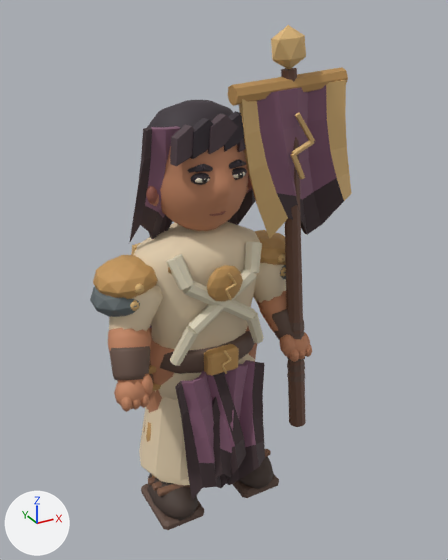
Renders of the glTF model public/assets/models/livia.glb from each side of a commit.
Rendered twice from a 50 mm lens placed at (-1.05, -2.11, 2.08), pointed at (0.16, 0.09, 0.98). Lighting does not change. The marker at lower left points along +X, +Y and +Z. The first picture is the older version. Vertices at exactly the same position are counted once.

Before the edit, the objects in view are built like this:
```python
mat_painted_metal_edges__textile_and_clay = bpy.data.materials.new('Painted metal edges, textile and clay')
mat_painted_metal_edges__textile_and_clay.use_nodes = True; mat_painted_metal_edges__textile_and_clay.node_tree.nodes.clear()
_N = mat_painted_metal_edges__textile_and_clay.node_tree.nodes; _L = mat_painted_metal_edges__textile_and_clay.node_tree.links
n0 = _N.new('ShaderNodeBsdfPrincipled'); n0.name = 'Principled BSDF'
n0.inputs[1].default_value = 0.035  # 'Metallic'
n0.inputs[2].default_value = 0.68  # 'Roughness'
n1 = _N.new('ShaderNodeOutputMaterial'); n1.name = 'Material Output'
n2 = _N.new('ShaderNodeVertexColor'); n2.name = 'Color Attribute'
_L.new(n0.outputs[0], n1.inputs[0])  # 'BSDF' to 'Surface'
_L.new(n2.outputs[0], n0.inputs[0])  # 'Color' to 'Base Color'
me_livia_color_and_skin = bpy.data.meshes.new('livia color and skin')
me_livia_color_and_skin.from_pydata(...)  # 3968 vertices, 7480 faces; spans x -0.46..0.62, y -0.28..0.47, z -0.01..2.02
me_livia_color_and_skin.materials.append(mat_painted_metal_edges__textile_and_clay)
ob_livia = bpy.data.objects.new('livia', me_livia_color_and_skin)
ob_livia.location = (0.0, 0.0, 0.0)
```
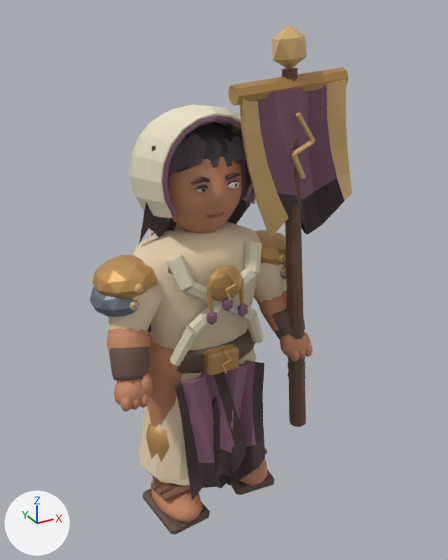
Pixel boxes [x1, y1, x2, y2] of what changed, in the pictures (448 x 560 px; the box of a moved part takes in the faces that stretch with it):
'livia', surface changed, reshaped
    before: [90, 25, 352, 530]
    after: [90, 25, 352, 535]
part 1 of me_livia_color_and_skin, added
    after: [207, 311, 217, 325]
part 2 of me_livia_color_and_skin, added
    after: [222, 297, 233, 311]
part 3 of me_livia_color_and_skin, added
    after: [238, 303, 248, 317]
part 4 of me_livia_color_and_skin, moved or reshaped
    before: [148, 473, 198, 520]
    after: [151, 480, 203, 523]
part 5 of me_livia_color_and_skin, moved or reshaped
    before: [141, 484, 204, 530]
    after: [143, 489, 210, 535]
part 6 of me_livia_color_and_skin, moved or reshaped (mostly hidden before)
    before: [143, 420, 156, 478]
    after: [146, 423, 170, 486]
part 7 of me_livia_color_and_skin, moved or reshaped
    before: [146, 328, 175, 413]
    after: [147, 332, 183, 427]
part 8 of me_livia_color_and_skin, moved or reshaped
    before: [247, 175, 252, 190]
    after: [239, 459, 268, 486]
part 9 of me_livia_color_and_skin, moved or reshaped (not visible afterwards)
    before: [246, 327, 257, 362]
part 10 of me_livia_color_and_skin, rebuilt (mostly hidden)
    before: [131, 243, 152, 328]
    after: [148, 232, 155, 332]
part 11 of me_livia_color_and_skin, deleted
    before: [188, 159, 246, 216]
part 12 of me_livia_color_and_skin, moved or reshaped
    before: [129, 67, 348, 498]
    after: [128, 67, 348, 501]
part 13 of me_livia_color_and_skin, edited (looks the same)
    both: [94, 115, 309, 391]

The change, as a list of edits to the scene's bpy script:
```text
Change mat_painted_metal_edges__textile_and_clay:
    where n0 = _N.new('ShaderNodeBsdfPrincipled'); n0.name = 'Principled BSDF'
    remove n0.inputs[1].default_value = 0.035  # 'Metallic'
    remove n0.inputs[2].default_value = 0.68  # 'Roughness'
    add n3 = _N.new('ShaderNodeSeparateColor'); n3.name = 'Separate Color'
    add n4 = _N.new('ShaderNodeTexImage'); n4.name = 'Image Texture'
    add n4.image = img_packed_cloth_and_metal_finishes
    add n4.interpolation = 'Closest'
    add _L.new(n3.outputs[2], n0.inputs[1])  # 'Blue' to 'Metallic'
    add _L.new(n3.outputs[1], n0.inputs[2])  # 'Green' to 'Roughness'
    add _L.new(n4.outputs[0], n3.inputs[0])  # 'Color' to 'Color'
Change me_livia_color_and_skin:
    remove me_livia_color_and_skin.from_pydata(...)  # 3968 vertices, 7480 faces; spans x -0.46..0.62, y -0.28..0.47, z -0.01..2.02
    add me_livia_color_and_skin.from_pydata(...)  # 4665 vertices, 8752 faces; spans x -0.46..0.63, y -0.28..0.57, z -0.01..2.02
    me_livia_color_and_skin part 1: a new loose piece, an icosphere of 20 faces spanning x -0.09..-0.046, y -0.239..-0.207, z 0.958..1.022, in mat_painted_metal_edges__textile_and_clay
    me_livia_color_and_skin part 2: a new loose piece, an icosphere of 20 faces spanning x -0.022..0.022, y -0.239..-0.207, z 1.0..1.063, in mat_painted_metal_edges__textile_and_clay
    me_livia_color_and_skin part 3: a new loose piece, an icosphere of 20 faces spanning x 0.046..0.09, y -0.239..-0.207, z 0.958..1.022, in mat_painted_metal_edges__textile_and_clay
    me_livia_color_and_skin part 4: the loose piece of 42 vertices spanning x -0.3..-0.1, y -0.24..0.1, z -0.01..0.16 is multiplied about its middle by the matrix ((0.947, -0.093, 0.0), (0.091, 0.961, 0.0), (0.0, 0.0, 0.819)), then moved by (0.0, -0.03, -0.01)
    me_livia_color_and_skin part 5: the loose piece of 32 vertices spanning x -0.3..-0.1, y -0.21..0.08, z -0.01..0.04 is turned 5.5 degrees about the z axis through the mesh origin
    me_livia_color_and_skin part 6: the loose piece of 40 vertices spanning x -0.28..-0.1, y -0.07..0.1, z 0.1..0.42 is moved by (0.0, -0.03, 0.0)
    me_livia_color_and_skin part 7: the loose piece of 50 vertices spanning x -0.27..-0.05, y -0.09..0.14, z 0.32..0.82 is turned 5.5 degrees about the z axis through the mesh origin
    me_livia_color_and_skin part 8: the loose piece of 42 vertices spanning x 0.19..0.23, y -0.04..0.0, z 1.41..1.49 is multiplied about its middle by the matrix ((4.241, 0.644, 0.0), (-0.408, 6.689, 0.0), (0.0, 0.0, 1.7)), then moved by (-0.01, -0.03, -1.38)
    me_livia_color_and_skin part 9: the loose piece of 50 vertices spanning x 0.05..0.27, y -0.09..0.14, z 0.32..0.82 is turned -5.5 degrees about the z axis through its middle, then moved by (0.0, 0.03, 0.0)
    me_livia_color_and_skin part 10: the loose piece of 70 vertices spanning x -0.25..0.4, y 0.1..0.47, z 0.33..1.2 is rebuilt with 198 vertices and now spans x -0.14..0.55, y 0.19..0.57, z 0.31..1.21
    me_livia_color_and_skin part 11: 13 loose pieces with 222 vertices, spanning x -0.12..0.12, y -0.19..-0.14, z 1.37..1.58, are deleted
    me_livia_color_and_skin part 12: 84 vertices moved from x -0.41..0.53, y -0.23..0.02, z 0.1..1.86 to x -0.41..0.46, y -0.23..0.02, z 0.1..1.82; 1266 vertices removed from x -0.41..0.53, y -0.24..0.2, z -0.01..1.88; 1937 vertices added at x -0.42..0.54, y -0.23..0.5, z -0.01..1.88
    me_livia_color_and_skin part 13: 349 kept faces spanning x -0.46..0.46, y -0.24..0.21, z 0.55..1.73 get new vertex colours
    other edits to the shape of me_livia_color_and_skin do not show in these pictures
```
